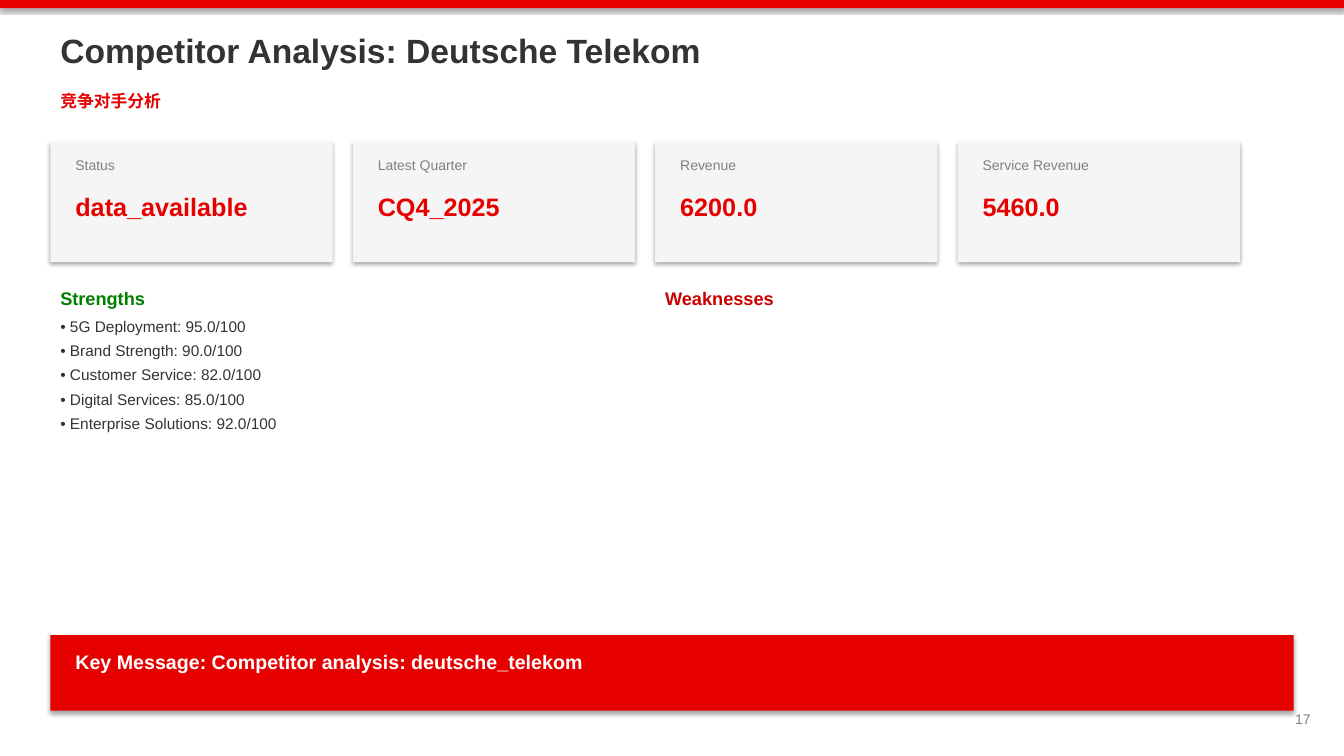
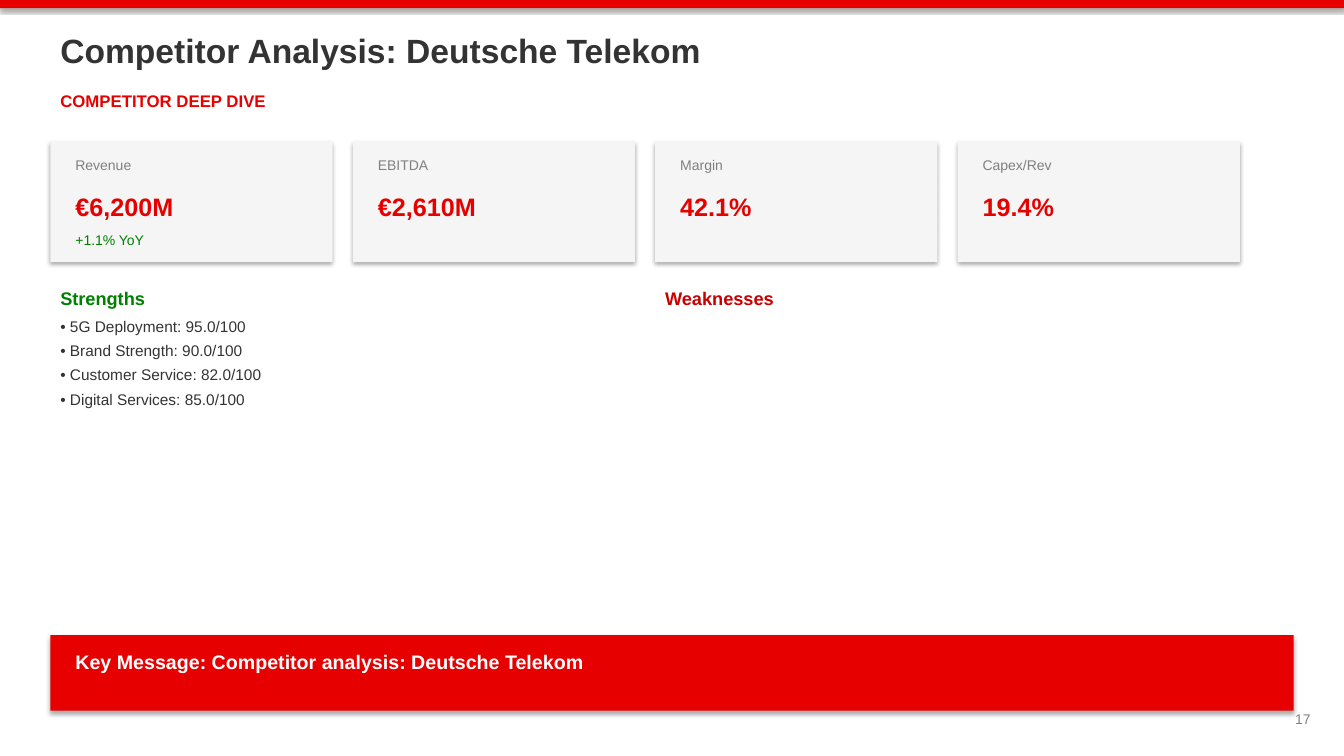
Before and after one commit to mypinseeker/BLM-Financial-Report-Analysis, a slide deck: slide 17 of data/output/blm_vodafone_germany_q3fy26_v2_draft.pptx. Drawn at 1344x756 pixels with LibreOffice and Linux fonts; fonts in the diff are those of the drawing. Boxes give left, top, right and bottom in pixels: in the first picture for what was removed or moved away, otherwise in the second. Text is boxed around its words. In the diff, an @@ line names an element or a change of style, - is before the commit and + after.

```diff
--- a/data/output/blm_vodafone_germany_q3fy26_v2_draft.pptx
+++ b/data/output/blm_vodafone_germany_q3fy26_v2_draft.pptx
@@ text at [60,95,265,107]: text changed @@
-竞争对手分析
+COMPETITOR DEEP DIVE
@@ text "Revenue": place and size @@
-text "Revenue" at [680,160,736,170]
+text "Revenue" at [75,160,131,170]
@@ text removed at [75,160,115,170] @@
-Status
@@ text at [378,160,428,170]: text changed @@
-Latest Quarter
+EBITDA
@@ text added at [680,160,723,173], 10 pt, text #808080 @@
+Margin
@@ text at [983,160,1052,173]: text changed @@
-Service Revenue
+Capex/Rev
@@ text at [75,198,173,220]: text changed @@
-data_available
+€6,200M
@@ text at [378,198,476,220]: text changed @@
-CQ4_2025
+€2,610M
@@ text at [680,198,751,217]: text changed @@
-6200.0
+42.1%
@@ text at [983,198,1054,217]: text changed @@
-5460.0
+19.4%
@@ text added at [75,235,144,245], 10 pt, text #008000 @@
++1.1% YoY
@@ text at [70,418,277,432]: paragraph removed @@
-• Enterprise Solutions: 92.0/100
@@ text at [75,654,583,673]: text changed @@
-Key Message: Competitor analysis: deutsche_telekom
+Key Message: Competitor analysis: Deutsche Telekom
```
Also in this commit, not shown: 37 other slides changed, 1 other file.
